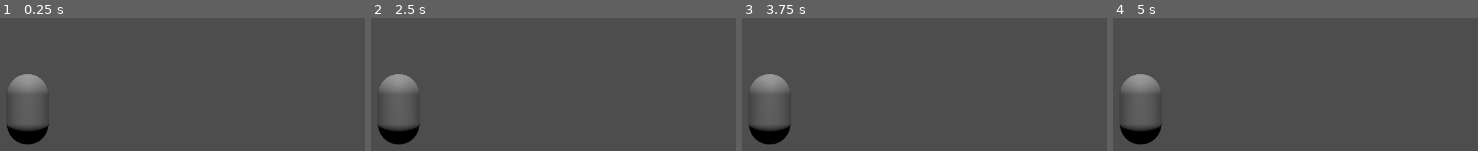
Above: before the commit, frames 1-4 (left to right).
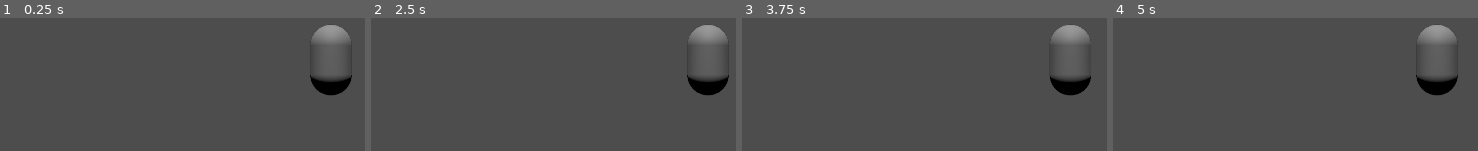
Above: after the commit, the same moments.

Repository: KairosGames/AlwaysEndsLikeThis
Game: Godot game, scene res://Scenes/Game.tscn
The game is run twice, just before and just after one commit, with the same random seed, the same clock (stepped at 60 frames per second) and the same inputs.
Inputs:
- Up to frame 1 (0.25 s): no input
- Up to frame 2 (2.5 s): tap Enter at 0.5 s; hold Right (ui_right) 0.53-1.28 s; hold Down (ui_down) 1.28-2.03 s; tap Space at 2 s; hold Right (ui_right) from 2.03 s (still down)
- Up to frame 3 (3.75 s): release Right (ui_right) at 2.78 s; hold Up (ui_up) 2.78-3.53 s; tap Enter at 3.5 s; hold Left (ui_left) from 3.53 s (still down)
- Up to frame 4 (5 s): keep holding Left (ui_left)

The runs differ from the first frame. In frame 1, 4.4% of the frame differs, in the area x 1-97%, y 5-96%; in frame 2, 4.4%; in frame 3, 4.4%, in the area x 1-96%, y 5-96%; in frame 4, 4.4%.

Commit message:
add-player-movement-and-camera

Diff:
--- a/Prefabs/Player.tscn
+++ b/Prefabs/Player.tscn
@@ -1,12 +1,14 @@
-[gd_scene load_steps=3 format=3 uid="uid://d1iy4k0c6rb3i"]
+[gd_scene load_steps=4 format=3 uid="uid://d1iy4k0c6rb3i"]
 
 [ext_resource type="PackedScene" uid="uid://cqajbt5ke7bty" path="res://Prefabs/Player3D.tscn" id="1_um8lo"]
+[ext_resource type="Script" uid="uid://dgyvbdpxwje2d" path="res://Scripts/Player.gd" id="1_x3d5u"]
 
 [sub_resource type="CapsuleShape2D" id="CapsuleShape2D_um8lo"]
 radius = 50.0
 height = 170.0
 
 [node name="Player" type="CharacterBody2D"]
+script = ExtResource("1_x3d5u")
 
 [node name="CollisionShape2D" type="CollisionShape2D" parent="."]
 position = Vector2(0, -85)
--- /dev/null
+++ b/Prefabs/PlayerCamera2D.tscn
@@ -0,0 +1,11 @@
+[gd_scene load_steps=2 format=3 uid="uid://bg5ake8d05oys"]
+
+[ext_resource type="Script" uid="uid://b8bmnk6mrhab7" path="res://Scripts/PlayerCamera2D.gd" id="1_ocbkm"]
+
+[node name="PlayerCamera2D" type="Node2D" node_paths=PackedStringArray("target", "camera")]
+script = ExtResource("1_ocbkm")
+target = NodePath("")
+camera = NodePath("Camera2D")
+
+[node name="Camera2D" type="Camera2D" parent="."]
+position = Vector2(0, -265)
--- a/Scenes/MainScene.tscn
+++ b/Scenes/MainScene.tscn
@@ -1,10 +1,14 @@
-[gd_scene load_steps=2 format=3 uid="uid://x5kbkwo6v0i2"]
+[gd_scene load_steps=3 format=3 uid="uid://x5kbkwo6v0i2"]
 
 [ext_resource type="PackedScene" uid="uid://d1iy4k0c6rb3i" path="res://Prefabs/Player.tscn" id="1_hpc76"]
+[ext_resource type="PackedScene" uid="uid://bg5ake8d05oys" path="res://Prefabs/PlayerCamera2D.tscn" id="1_tr2i4"]
 
 [node name="MainScene" type="Node2D"]
 
 [node name="World" type="Node2D" parent="."]
 
+[node name="PlayerCamera2D" parent="." node_paths=PackedStringArray("target") instance=ExtResource("1_tr2i4")]
+target = NodePath("../Player")
+
 [node name="Player" parent="." instance=ExtResource("1_hpc76")]
 position = Vector2(232, 923)
--- /dev/null
+++ b/Scripts/Player.gd
@@ -0,0 +1,38 @@
+class_name Player extends CharacterBody2D
+
+
+@export var max_speed: float = 500.0
+@export var acceleration: float = 1000.0
+@export var braking_strength: float = 3000.0
+
+var move_dir: Vector2 = Vector2.ZERO
+
+
+func _physics_process(delta: float) -> void:
+	get_input()
+	move_player(delta)
+
+
+func get_input():
+	move_dir = Input.get_vector("ui_left", "ui_right", "ui_up", "ui_down")
+	if move_dir.length() < 0.2:
+		move_dir = Vector2.ZERO
+
+
+func move_player(delta: float):
+	handle_acceleration(delta)
+	move_and_slide()
+
+
+func handle_acceleration(delta: float):
+	var dir: float = 1.0 if velocity.x >= 0.0 else -1.0
+	if move_dir.length() != 0:
+		velocity.x += move_dir.x * acceleration * delta
+		if velocity.normalized().x != move_dir.normalized().x:
+			velocity.x -= braking_strength * dir * delta
+		if velocity.x * dir > max_speed:
+			velocity.x = max_speed * dir
+	else:
+		velocity.x -= braking_strength * dir * delta
+		if velocity.x * dir < 0.0:
+			velocity.x = 0.0
--- /dev/null
+++ b/Scripts/PlayerCamera2D.gd
@@ -0,0 +1,15 @@
+class_name PlayerCamera2D extends Node2D
+
+@export var weight_lerp: float = 0.5
+
+@export var target: Node2D
+@export var camera: Camera2D
+
+
+func _ready() -> void:
+	global_position = target.global_position
+
+
+func _physics_process(_delta: float) -> void:
+	if target != null:
+		global_position = lerp(global_position, target.global_position, weight_lerp)
Not shown, added: Scripts/Player.gd.uid
Not shown, added: Scripts/PlayerCamera2D.gd.uid
